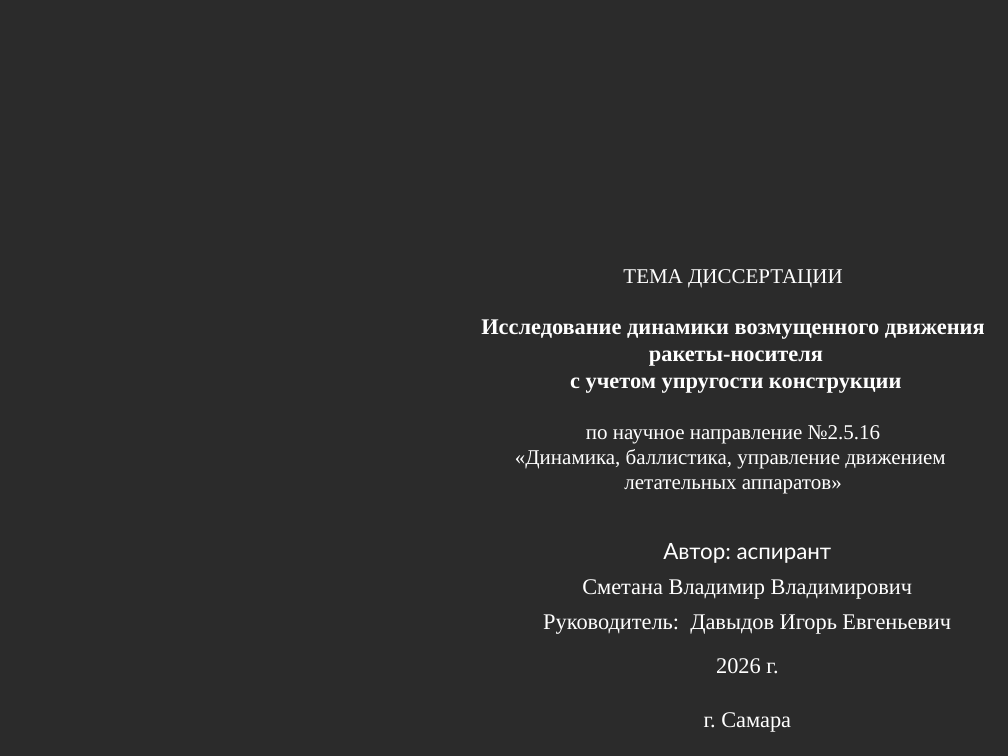
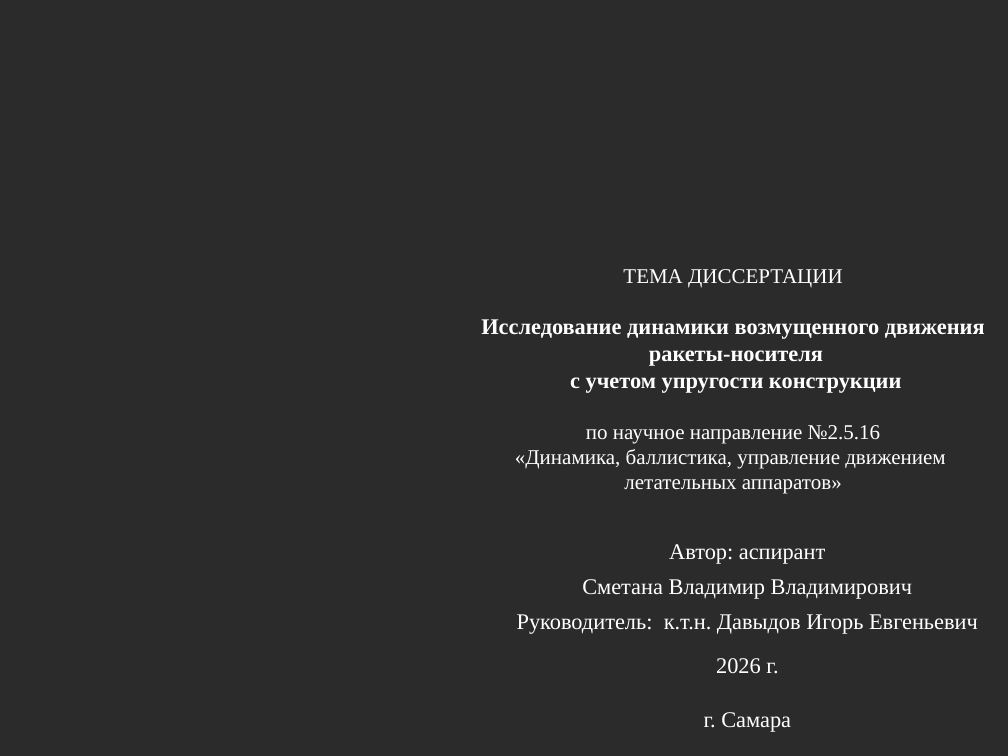
Before and after one commit to SmetanaPrototype/UniFlight, a slide deck: slide 1 of docs/Сметана. Диссертация.pptx. Drawn at 1008x756 pixels with LibreOffice and Linux fonts; fonts in the diff are those of the drawing; background and template pictures are left out; a plain dark background stands for a picture behind light text. Boxes give left, top, right and bottom in pixels: in the first picture for what was removed or moved away, otherwise in the second. Text is boxed around its words. In the diff, an @@ line names an element or a change of style, - is before the commit and + after.

```diff
--- a/docs/Сметана. Диссертация.pptx
+++ b/docs/Сметана. Диссертация.pptx
@@ text at (669, 544, 826, 564): font Lato to Times New Roman in "Автор: аспирант" @@
@@ text at (517, 614, 978, 634): text changed @@
-Руководитель: Давыдов Игорь Евгеньевич
+Руководитель: к.т.н. Давыдов Игорь Евгеньевич
```
Also in this commit, not shown: 16 other slides changed, 1 slide added, 6 slides removed, 3 other files.
